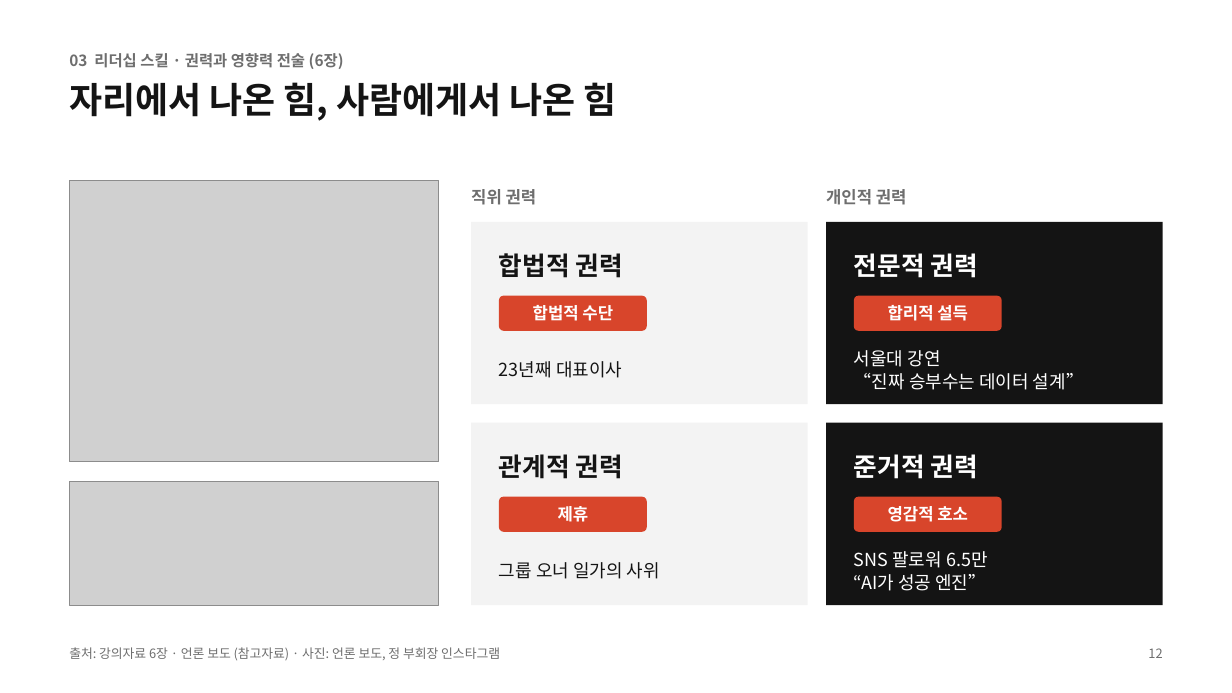
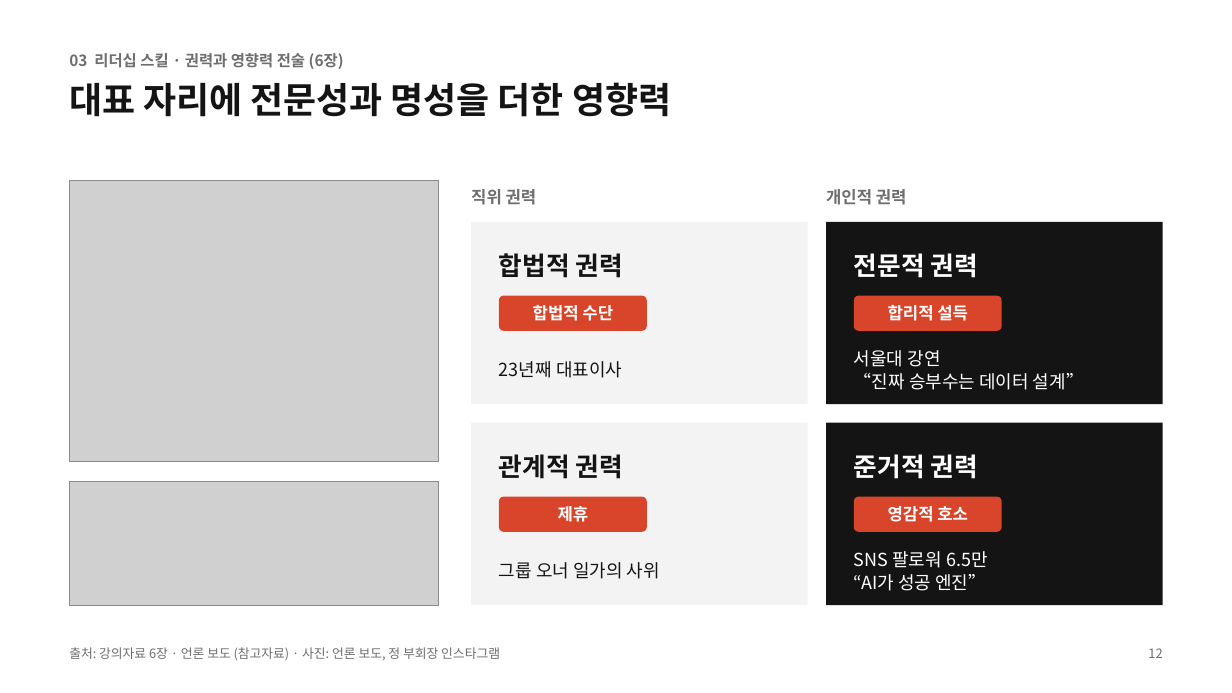
Before and after one commit to NATHAN18-ABLE/for-nathan, a slide deck: slide 12 of leadership-ppt/leadership-final.pptx. Drawn at 1232x693 pixels with LibreOffice and Linux fonts; fonts in the diff are those of the drawing; grey boxes stand for pictures. Boxes give left, top, right and bottom in pixels: in the first picture for what was removed or moved away, otherwise in the second. Text is boxed around its words. In the diff, an @@ line names an element or a change of style, - is before the commit and + after.

```diff
--- a/leadership-ppt/leadership-final.pptx
+++ b/leadership-ppt/leadership-final.pptx
@@ text at (x1=69, y1=82, x2=671, y2=117): text changed @@
-자리에서 나온 힘, 사람에게서 나온 힘
+대표 자리에 전문성과 명성을 더한 영향력
```
Also in this commit, not shown: 7 other slides changed, 8 other files.
